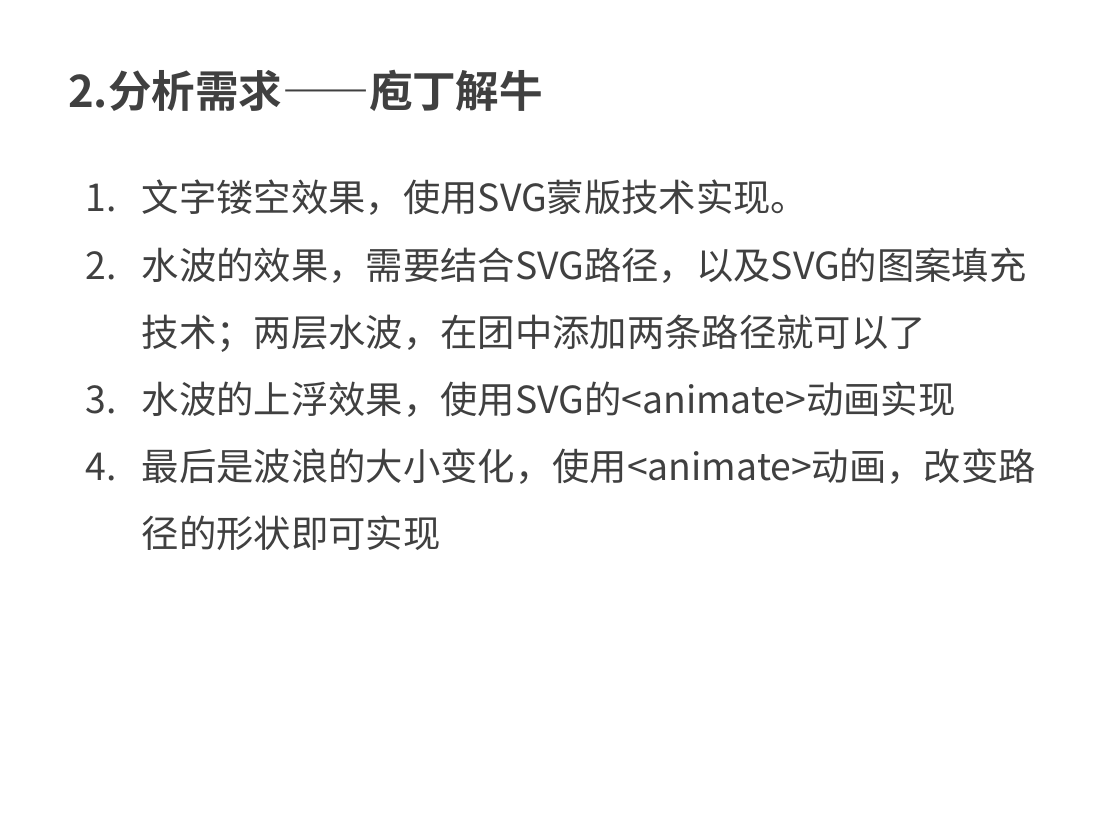
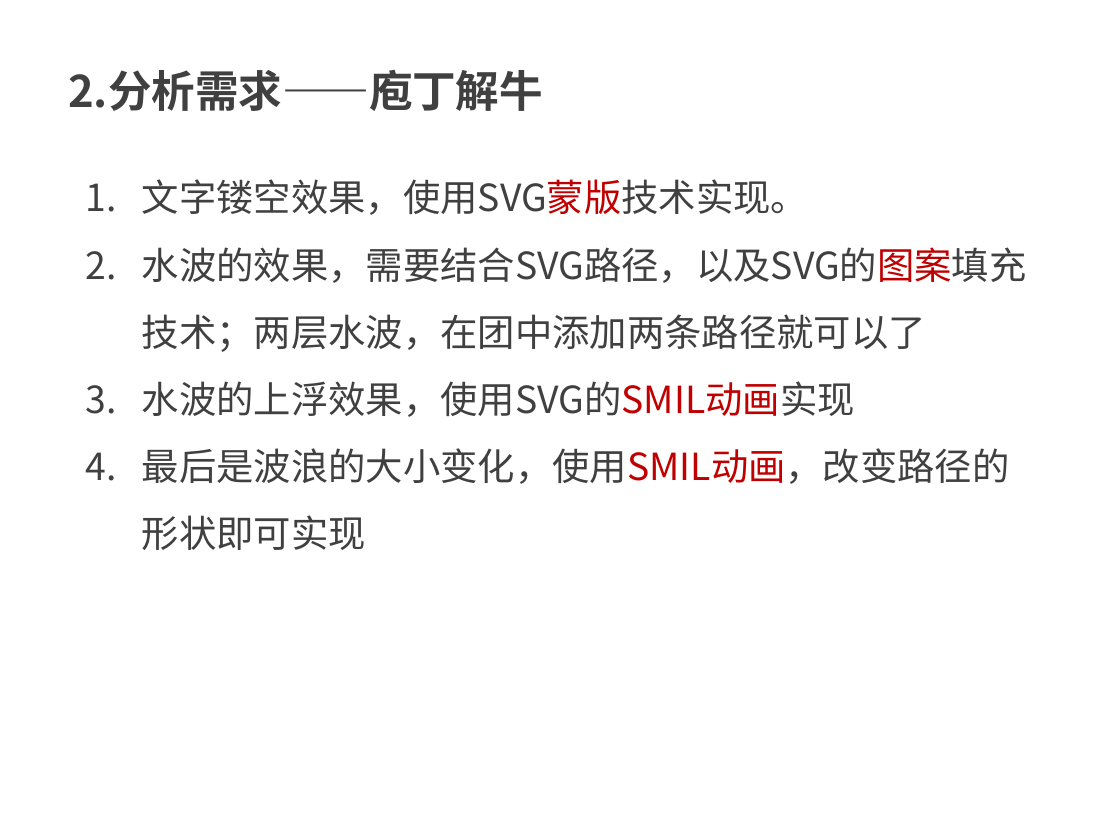
Before and after one commit to kong66/webAni, a slide deck: slide 3 of 11-text-mask-pattern-ani/text-mask-and-pattern.pptx. Drawn at 1120x840 pixels with LibreOffice and Linux fonts; fonts in the diff are those of the drawing. Boxes give left, top, right and bottom in pixels: in the first picture for what was removed or moved away, otherwise in the second. Text is boxed around its words. In the diff, an @@ line names an element or a change of style, - is before the commit and + after.

```diff
--- a/11-text-mask-pattern-ani/text-mask-and-pattern.pptx
+++ b/11-text-mask-pattern-ani/text-mask-and-pattern.pptx
@@ text at [142,179,1027,352]: text colour #404040 to #C00000 in "文字镂空效果，使用SVG蒙版技术实现。", "水波的效果，需要结合SVG路径，以及SVG的图案填充技术；两层水波，在团中添加两条路径就可以了" @@
@@ text at [142,381,1010,550]: text changed @@
-3. 水波的上浮效果，使用SVG的<animate>动画实现
-4. 最后是波浪的大小变化，使用<animate>动画，改变路径的形状即可实现
+3. 水波的上浮效果，使用SVG的SMIL动画实现
+4. 最后是波浪的大小变化，使用SMIL动画，改变路径的形状即可实现
```
Also in this commit, not shown: 1 other slide changed, 22 slides added, 12 slides removed, 4 other files.
